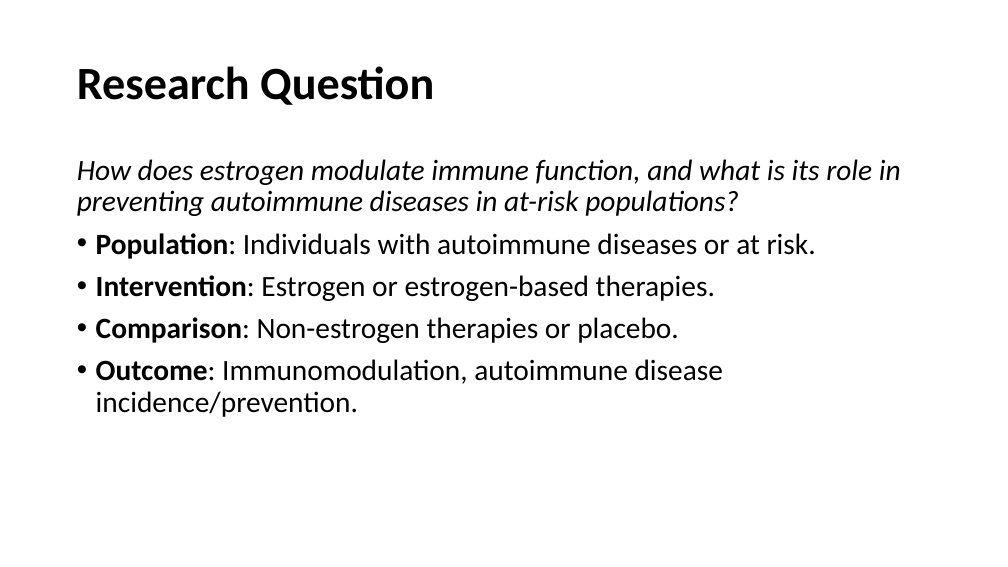
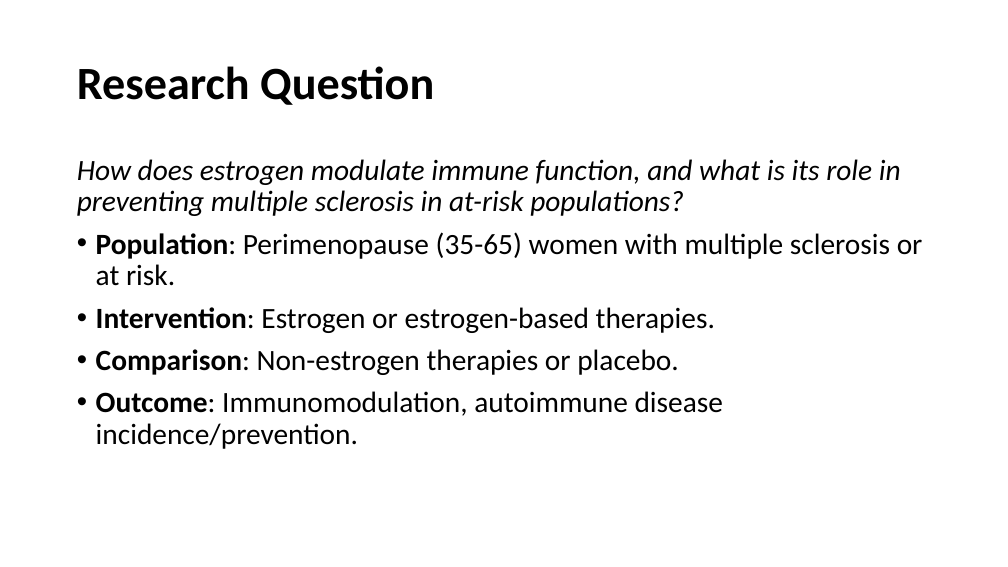
Before and after one commit to BruceChen034020/EstrogenMultipleSclerosisSystematicReview, a slide deck: slide 2 of Estrogen as an immunomodulator for multiple sclerosis.pptx. Drawn at 1008x567 pixels with LibreOffice and Linux fonts; fonts in the diff are those of the drawing. Boxes give left, top, right and bottom in pixels: in the first picture for what was removed or moved away, otherwise in the second. Text is boxed around its words. In the diff, an @@ line names an element or a change of style, - is before the commit and + after.

```diff
--- a/Estrogen as an immunomodulator for multiple sclerosis.pptx
+++ b/Estrogen as an immunomodulator for multiple sclerosis.pptx
@@ text at box(77, 159, 923, 286): text changed @@
-How does estrogen modulate immune function, and what is its role in preventing autoimmune diseases in at-risk populations?
-• Population: Individuals with autoimmune diseases or at risk.
+How does estrogen modulate immune function, and what is its role in preventing multiple sclerosis in at-risk populations?
+• Population: Perimenopause (35-65) women with multiple sclerosis or at risk.
```
Also in this commit, not shown: 11 other slides changed, 1 slide added, 14 slides removed.
